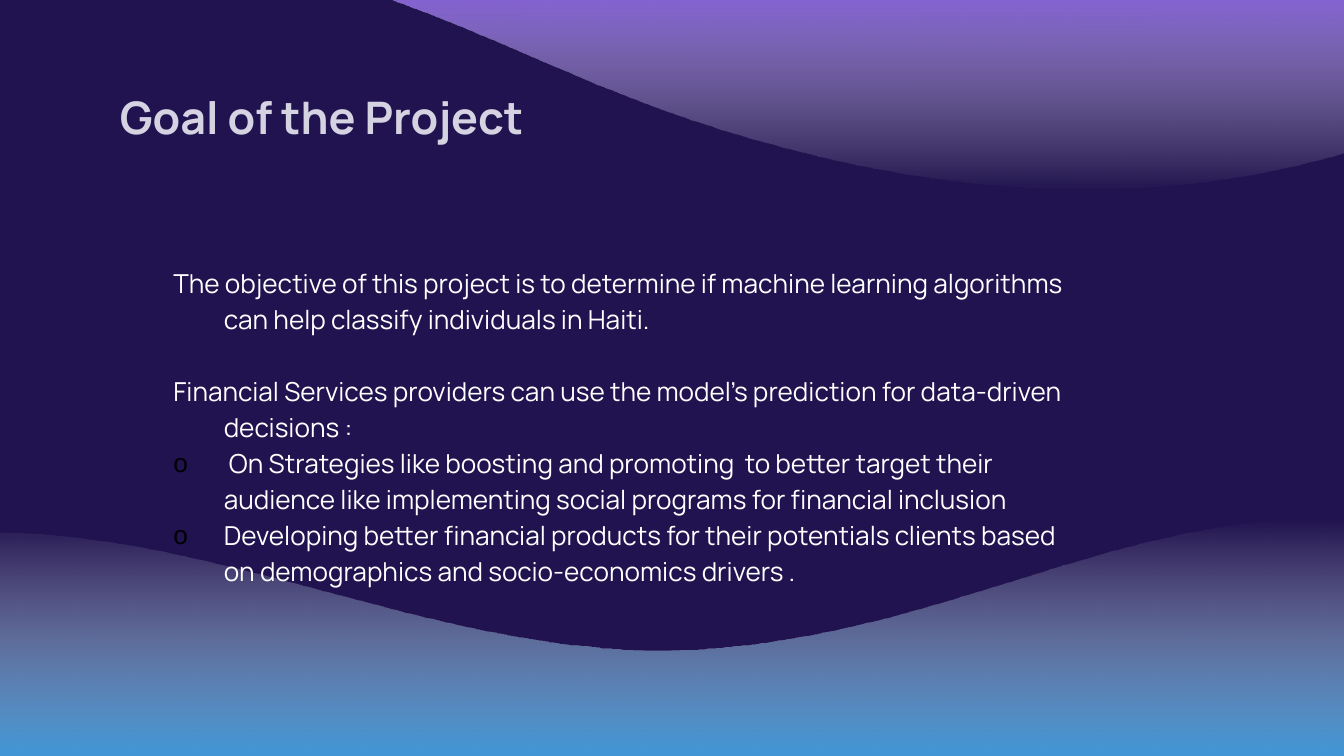
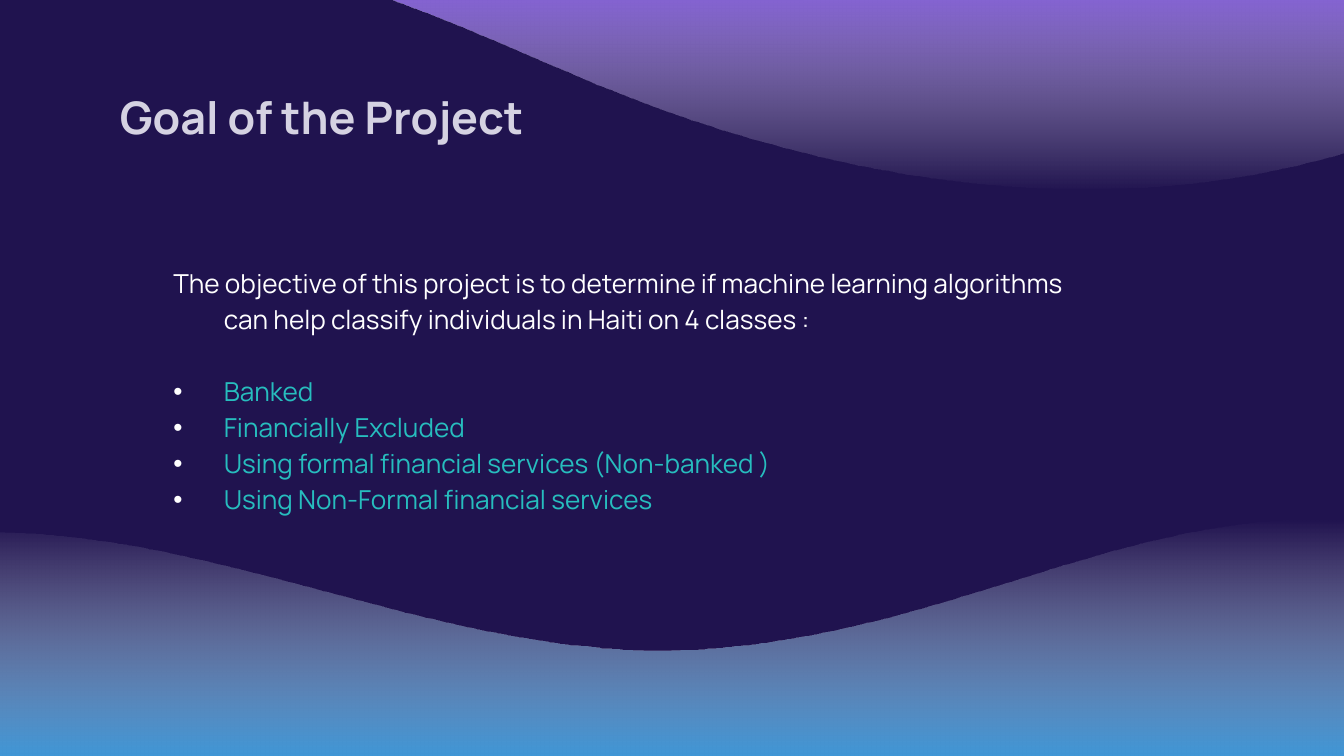
Before and after one commit to VIP509/Finance-Inclusion-1, a slide deck: slide 5 of Pierry Valcin Presentation.pptx. Drawn at 1344x756 pixels with LibreOffice and Linux fonts; fonts in the diff are those of the drawing. Boxes give left, top, right and bottom in pixels: in the first picture for what was removed or moved away, otherwise in the second. Text is boxed around its words. In the diff, an @@ line names an element or a change of style, - is before the commit and + after.

```diff
--- a/Pierry Valcin Presentation.pptx
+++ b/Pierry Valcin Presentation.pptx
@@ subtitle at [173,273,1062,516]: text changed @@
-The objective of this project is to determine if machine learning algorithms can help classify individuals in Haiti.
-Financial Services providers can use the model’s prediction for data-driven decisions :
-o On Strategies like boosting and promoting to better target their audience like implementing social programs for financial inclusion
-o Developing better financial products for their potentials clients based on demographics and socio-economics drivers .
+The objective of this project is to determine if machine learning algorithms can help classify individuals in Haiti on 4 classes :
+• Banked
+• Financially Excluded
+• Using formal financial services (Non-banked )
+• Using Non-Formal financial services
```
Also in this commit, not shown: 7 other slides changed, 2 other files.
